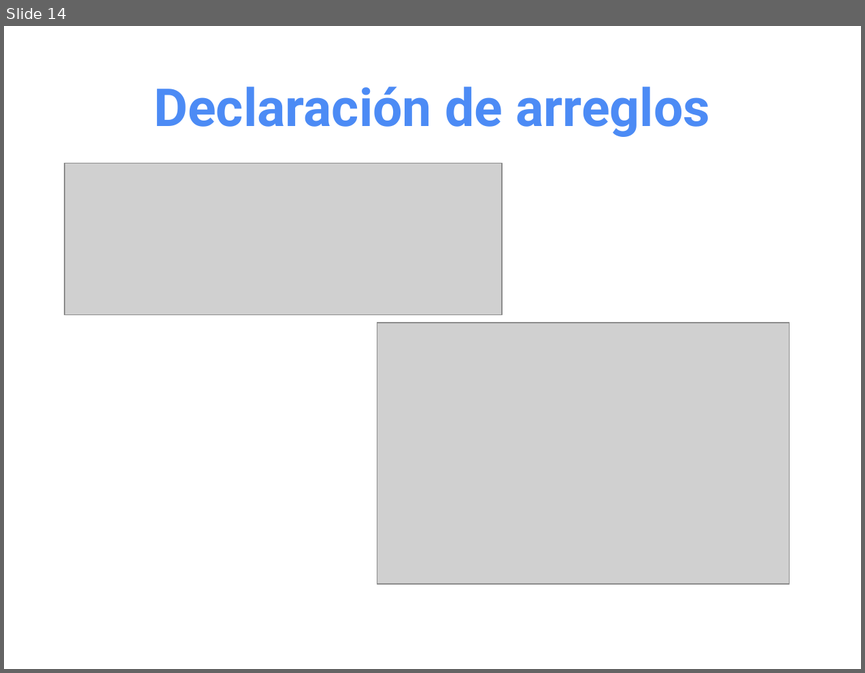
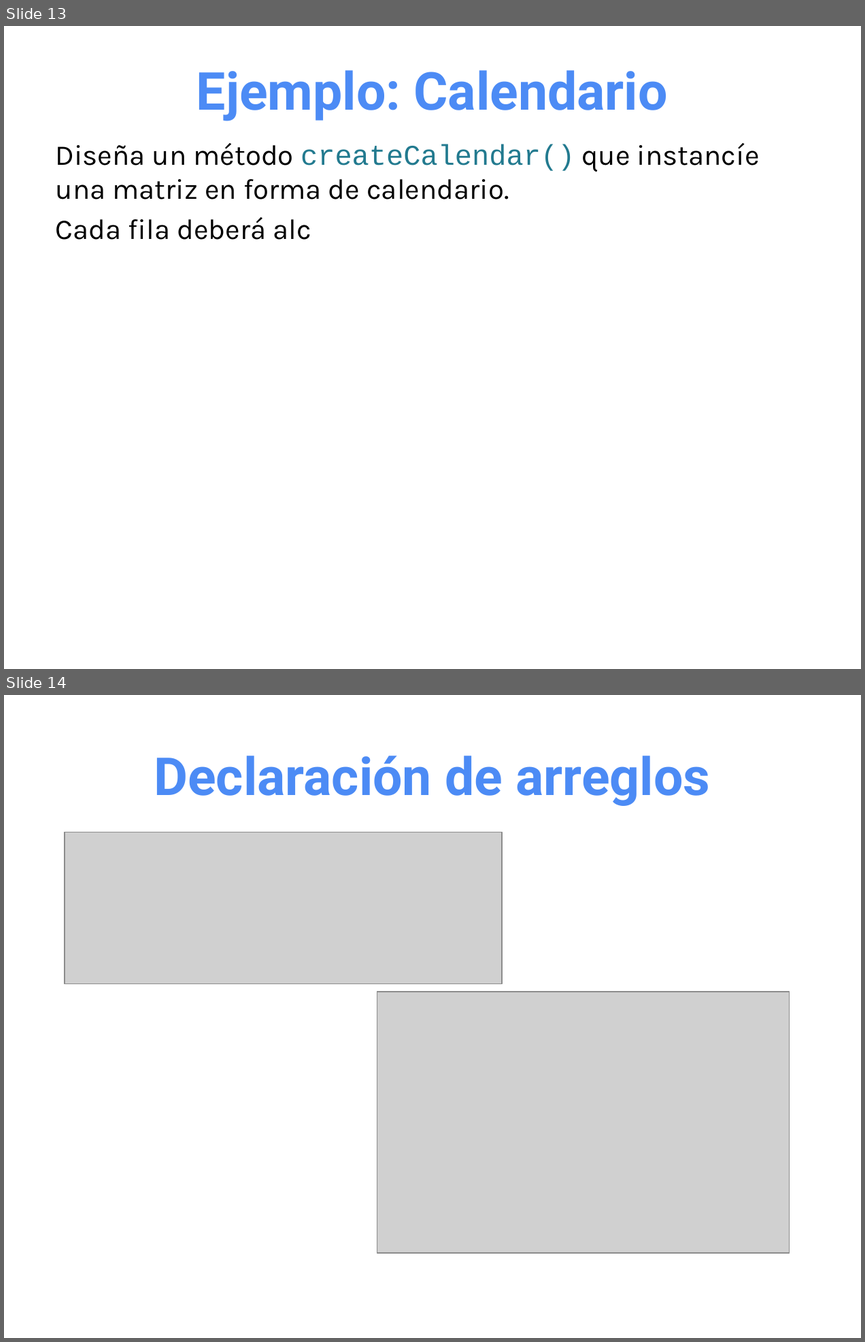
Before and after one commit to OMardil/INFO2, a slide deck: MOD01_Arreglos_multidimensionales/01 Presentacion/INFO2_MOD01-Arreglos_Multidimensionales.pptx. Shown one above the other, each under a label of ours: slide 14 before the commit, slides 13 and 14 after it. The pictures are 865x673 and 865x1342 pixels, drawn with LibreOffice and Linux fonts; fonts in the diff are those of the drawing; grey boxes stand for pictures. Boxes give left, top, right and bottom in pixels: in the first picture for what was removed or moved away, otherwise in the second. Text is boxed around its words. In the diff, an @@ line names an element or a change of style, - is before the commit and + after.

```diff
--- a/MOD01_Arreglos_multidimensionales/01 Presentacion/INFO2_MOD01-Arreglos_Multidimensionales.pptx
+++ b/MOD01_Arreglos_multidimensionales/01 Presentacion/INFO2_MOD01-Arreglos_Multidimensionales.pptx
@@ slide 13 added at bbox=[4, 26, 861, 669], background #FFFFFF @@
@@ title added at bbox=[196, 70, 667, 121], 44 pt, text #4C8BF5, bold @@
+Ejemplo: Calendario
@@ text added at bbox=[56, 143, 759, 240], 24 pt, text #000000 @@
+Diseña un método createCalendar() que instancíe una matriz en forma de calendario.
+Cada fila deberá alc
```
Also in this commit, not shown: 6 slides changed, 1 other slide added, 3 slides removed, 1 other file.
